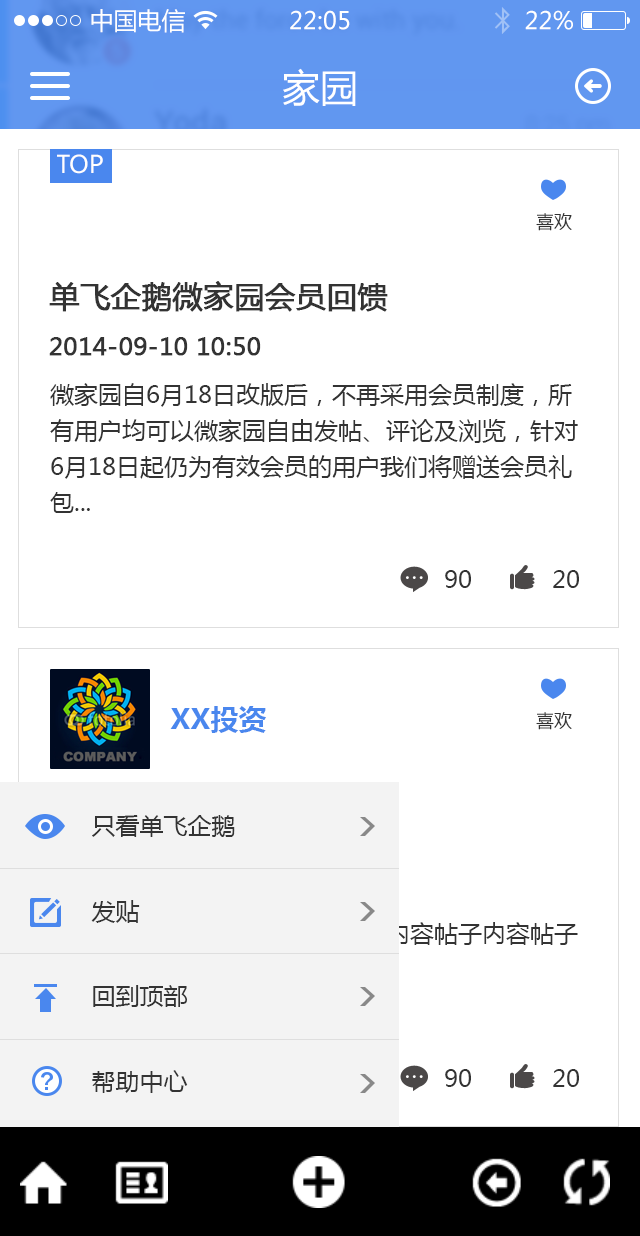
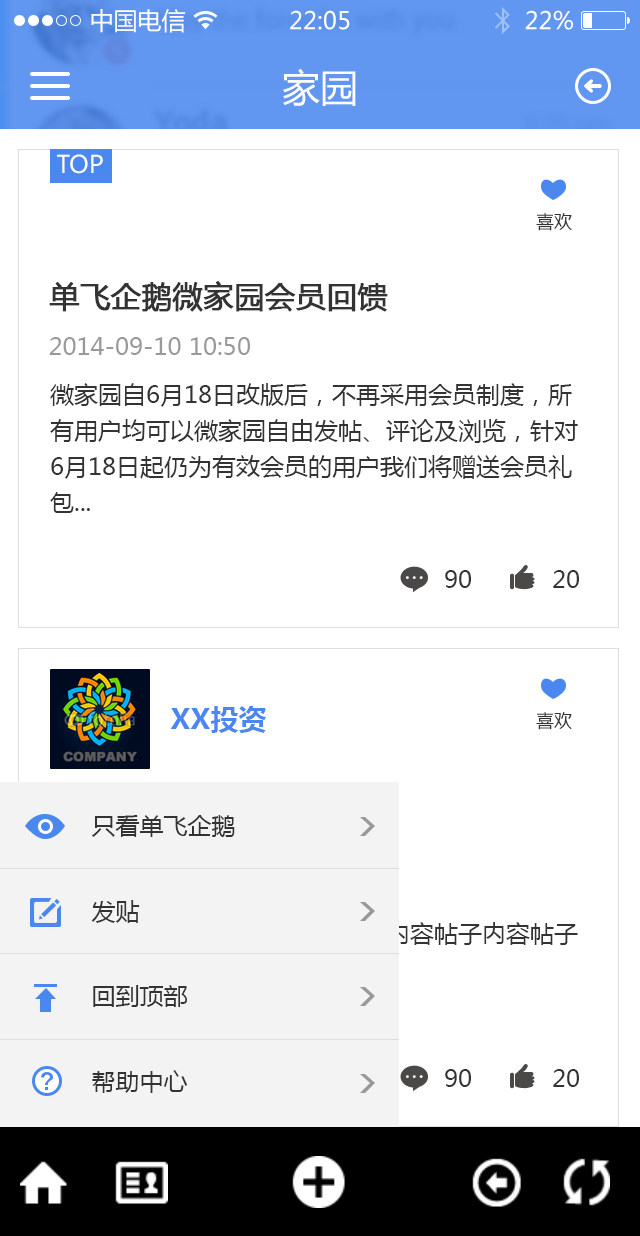
The second 640x1236 image is a revision of the first. Changes to its layers:
painted on "> 副本" over [360, 817, 375, 836]
painted on "> 副本 2" over [360, 987, 375, 1093]
painted on ">" over [360, 902, 375, 921]
painted on "2014-09-10 10:50" (2nd of 2, in "content" › "组 1") over [49, 337, 261, 356]
